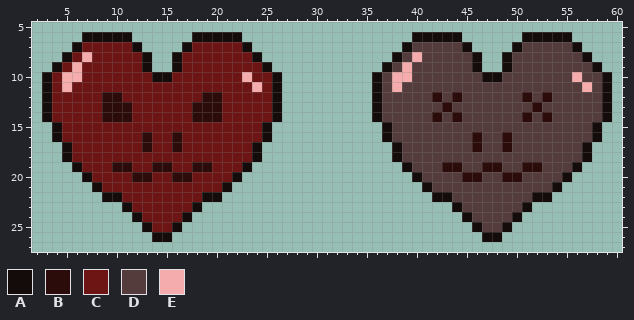
One commit to this pixel-art sprite: cdan221_actionB/Assets/Media/Menus/Hearts.png. That is the earlier state.
The file is 64x32 pixels. Shown: x 2..60, y 5..27.
Palette (. is transparent): A #140b0b  B #2c0b0b  C #6d1515  D #543c3c  E #f4acac
Pixels before, first column x 3:
 6 ....AAAAA......AAAAA.................AAAAA......AAAAA....
 7 ...ACCCCCA....ACCCCCA...............ADDDDDA....ADDDDDA...
 8 ..ACECCCCCA..ACCCCCCCA.............ADEDDDDDA..ADDDDDDDA..
 9 .ACECCCCCCA..ACCCCCCCCA...........ADEDDDDDDA..ADDDDDDDDA.
10 ACEECCCCCCCAACCCCCCCECCA.........ADEEDDDDDDDAADDDDDDDEDDA
11 ACECCCCCCCCCCCCCCCCCCECA.........ADEDDDDDDDDDDDDDDDDDDEDA
12 ACCCCCBBCCCCCCCCBBCCCCCA.........ADDDDDBDBDDDDDDBDBDDDDDA
13 ACCCCCBBBCCCCCCBBBCCCCCA.........ADDDDDDBDDDDDDDDBDDDDDDA
14 ACCCCCBBBCCCCCCBBBCCCCCA.........ADDDDDBDBDDDDDDBDBDDDDDA
15 .ACCCCCCCCCCCCCCCCCCCCA...........ADDDDDDDDDDDDDDDDDDDDA.
16 .ACCCCCCCCBCCBCCCCCCCCA...........ADDDDDDDDBDDBDDDDDDDDA.
17 ..ACCCCCCCBCCBCCCCCCCA.............ADDDDDDDBDDBDDDDDDDA..
18 ..ACCCCCCCCCCCCCCCCCCA.............ADDDDDDDDDDDDDDDDDDA..
19 ...ACCCBBCCBBCCBBCCCA...............ADDDBBDDBBDDBBDDDA...
20 ....ACCCCBBCCBBCCCCA.................ADDDDBBDDBBDDDDA....
21 .....ACCCCCCCCCCCCA...................ADDDDDDDDDDDDA.....
22 ......AACCCCCCCCAA.....................AADDDDDDDDAA......
23 ........ACCCCCCA.........................ADDDDDDA........
24 .........ACCCCA...........................ADDDDA.........
25 ..........ACCA.............................ADDA..........
26 ...........AA...............................AA...........
Now the later version:
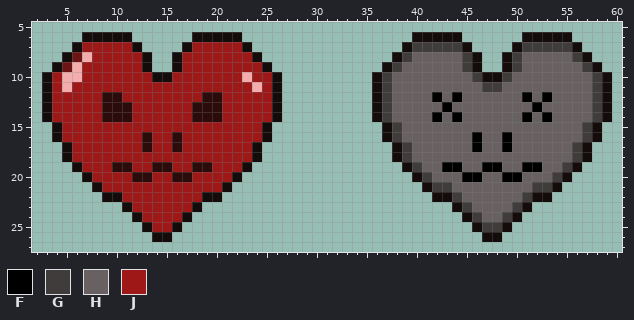
Colours new in this view: F #000000  G #413c3c  H #696161  J #9e1818
Diff:
Changed rows in their new state; - is an unchanged pixel.
first column x 4:
 7 ---JJJJJ------JJJJJ-----------------GGGGG------GGGGG---
 8 ----JJJJJ----JJJJJJJ---------------GHHHHHG----GHHHHHG--
 9 ---JJJJJJ----JJJJJJJJ-------------GHHHHHHG----GHHHHHHG-
10 J--JJJJJJJ--JJJJJJJ-JJ-----------GHHHHHHHHG--GHHHHHHHHG
11 J-JJJJJJJJJJJJJJJJJJ-J-----------GHHHHHHHHHGGHHHHHHHHHG
12 JJJJJ--JJJJJJJJ--JJJJJ-----------GHHHHFHFHHHHHHFHFHHHHG
13 JJJJJ---JJJJJJ---JJJJJ-----------GHHHHHFHHHHHHHHFHHHHHG
14 JJJJJ---JJJJJJ---JJJJJ-----------GHHHHFHFHHHHHHFHFHHHHG
15 -JJJJJJJJJJJJJJJJJJJJ-------------GHHHHHHHHHHHHHHHHHHG-
16 -JJJJJJJJ-JJ-JJJJJJJJ-------------GHHHHHHHFHHFHHHHHHHG-
17 --JJJJJJJ-JJ-JJJJJJJ---------------GHHHHHHFHHFHHHHHHG--
18 --JJJJJJJJJJJJJJJJJJ---------------GHHHHHHHHHHHHHHHHG--
19 ---JJJ--JJ--JJ--JJJ-----------------GHHFFHHFFHHFFHHG---
20 ----JJJJ--JJ--JJJJ-------------------GHHHFFHHFFHHHG----
21 -----JJJJJJJJJJJJ---------------------GGHHHHHHHHGG-----
22 -------JJJJJJJJ-------------------------GHHHHHHG-------
23 --------JJJJJJ---------------------------GHHHHG--------
24 ---------JJJJ-----------------------------GHHG---------
25 ----------JJ-------------------------------GG----------
